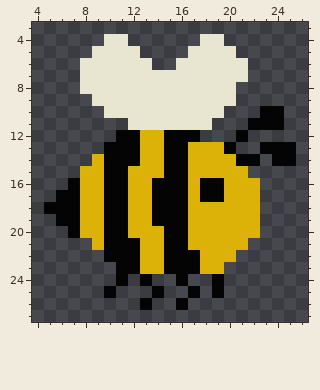
Two states of a pixel-art sprite, MovableSpriteAnimation/res/apm/bee_right_1.png. Above is the file before it was changed.
The file is 32x32 pixels. Colours within 5 levels of each other are drawn and written as one. Shown: x 4..26, y 3..27.
Now the later version:
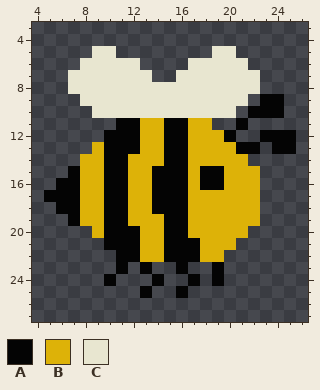
Palette (. is transparent): A #040404  B #ddb208  C #e8e6d0
Change:
Colour A now appears in row 9 at x 23 to 24; in row 10 at x 22; in row 11 at x 11 and 21; in row 12 at x 10, 20 and 23 to 25; in row 13 at x 21 to 22; in row 15 at x 7.
Colour A now appears in row 16 at x 6; in row 17 at x 5; in row 24 at x 10, 14 and 17; in row 25 at x 13 and 16.
The author changed colour B to colour A in row 15 at x 14 and 18 to 19; in row 20 at x 12; in row 21 at x 17; in row 23 at x 13 and 19.
The author changed colour C to colour A in row 11 at x 12 and 15 to 16.
Colour B now appears in row 12 at x 18 to 19; in row 13 at x 9; in row 14 at x 8; in row 15 at x 22.
The author changed colour A to colour B in row 12 at x 17; in row 13 at x 20; in row 14 at x 12 and 21; in row 17 at x 18 to 19; in row 19 at x 14.
The author changed colour C to colour B in row 11 at x 13 to 14 and 17 to 18.
Colour C now appears in row 7 at x 7 and 22; in row 8 at x 7 and 21 to 22; in row 9 at x 8 and 21; in row 10 at x 9 and 20.
The edit erases colour A in row 11 at x 22 to 24; in row 12 at x 21; in row 13 at x 23; in row 14 at x 22 and 24 to 25; in row 18 at x 5; in row 19 at x 6.
The edit erases colour A in row 20 at x 7; in row 22 at x 10; in row 23 at x 12, 15 and 17; in row 24 at x 11, 13 and 16; in row 25 at x 10, 14, 17 and 19; in row 26 at x 13 and 16.
The edit erases colour B in row 20 at x 8 and 22; in row 21 at x 9 and 21; in row 22 at x 20; in row 23 at x 14 and 18.
The edit erases colour C in row 4 at x 10 to 11 and 18 to 19; in row 5 at x 11 to 12 and 17 to 18; in row 6 at x 13 and 16; in row 7 at x 14 to 15.
Pixel boxes of the changes (left, top, right, bottom) in both pictures:
changed: (44, 34, 296, 310)
